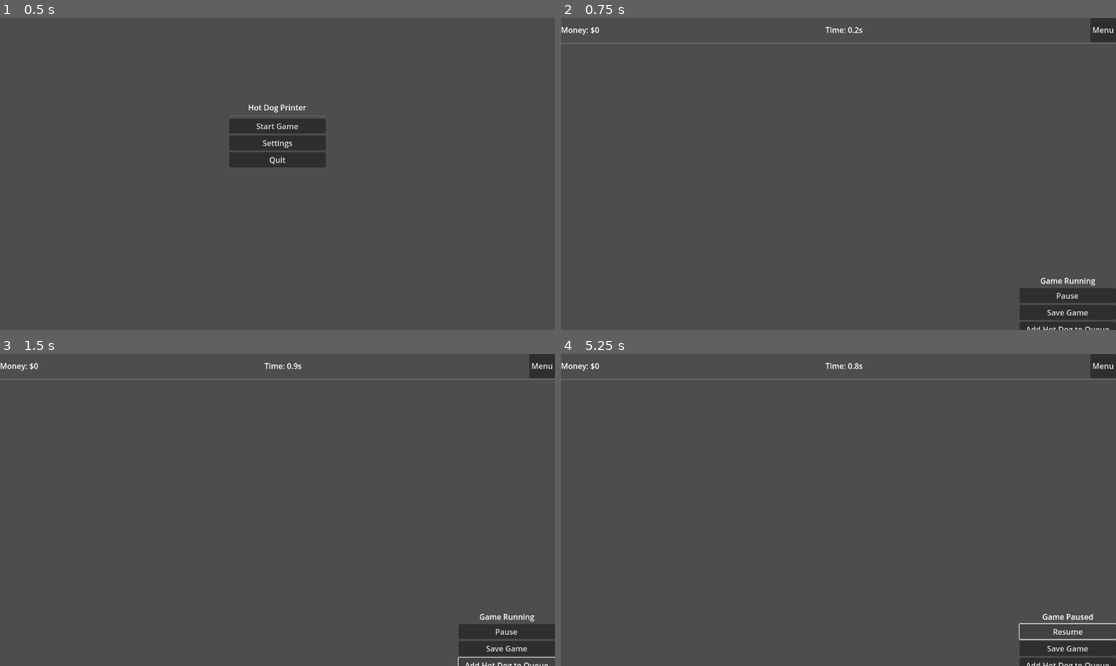
Above: before the commit, frames 1-4 (two rows, left to right).
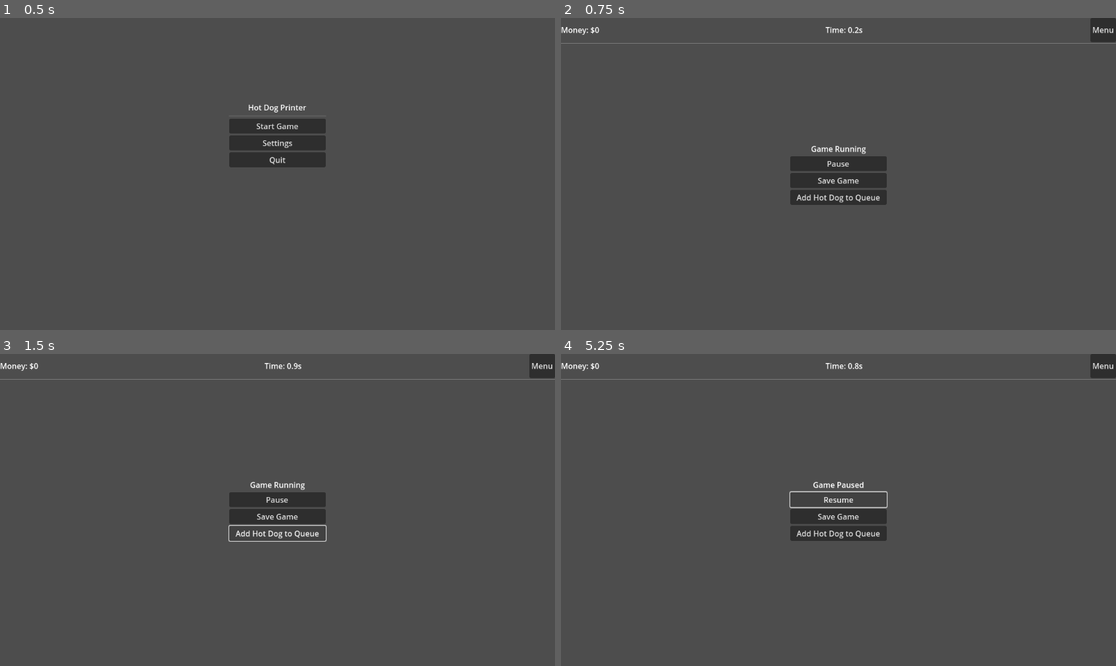
Above: after the commit, the same moments.

Repository: aaronleebrooks/AlienHotDogFoodTruck
Game: Godot game, scene res://scenes/main/main_scene.tscn
The game is run twice, just before and just after one commit, with the same random seed, the same clock (stepped at 60 frames per second) and the same inputs.
Inputs:
- Up to frame 1 (0.5 s): no input
- Up to frame 2 (0.75 s): click "Start Game" at 0.5 s
- Up to frame 3 (1.5 s): click "Add Hot Dog to Queue" at 1.25 s
- Up to frame 4 (5.25 s): click "Add Hot Dog to Queue" at 2 s; click "Add Hot Dog to Queue" at 2.75 s; click "Menu" at 3.5 s; click "Start Game" at 4.25 s; click "Pause" at 5 s

Frame 1 is identical in both runs. In frame 2, 4.6% of the frame differs, in the area x 41-100%, y 40-100%; in frame 3, 3.7%; in frame 4, 3.4%.

Commit message:
Fix system connection timing issue and commit UI anchor changes

Diff:
--- a/scenes/main/main_scene.tscn
+++ b/scenes/main/main_scene.tscn
@@ -31,8 +31,6 @@
 [node name="GameUI" parent="UI" instance=ExtResource("3_0x0x0")]
 visible = false
 layout_mode = 1
-grow_horizontal = 2
-grow_vertical = 2
 
 [node name="SettingsUI" type="Control" parent="UI"]
 visible = false
--- a/scenes/ui/game_ui.tscn
+++ b/scenes/ui/game_ui.tscn
@@ -1,12 +1,14 @@
-[gd_scene load_steps=2 format=3 uid="uid://diu52crhm2sc0"]
+[gd_scene load_steps=2 format=3 uid="uid://ba07fkwk83bm0"]
 
-[ext_resource type="Script" path="res://scripts/ui/game_ui.gd" id="1_0x0x0"]
+[ext_resource type="Script" uid="uid://c8ca7i11dv1sn" path="res://scripts/ui/game_ui.gd" id="1_0x0x0"]
 
 [node name="GameUI" type="Control"]
 layout_mode = 3
 anchors_preset = 15
 anchor_right = 1.0
 anchor_bottom = 1.0
+grow_horizontal = 2
+grow_vertical = 2
 script = ExtResource("1_0x0x0")
 
 [node name="TopBar" type="HBoxContainer" parent="."]
@@ -14,16 +16,17 @@
 anchors_preset = 10
 anchor_right = 1.0
 offset_bottom = 50.0
+grow_horizontal = 2
 
 [node name="MoneyLabel" type="Label" parent="TopBar"]
 layout_mode = 2
+size_flags_horizontal = 3
 text = "Money: $0"
-size_flags_horizontal = 3
 
 [node name="TimeLabel" type="Label" parent="TopBar"]
 layout_mode = 2
+size_flags_horizontal = 3
 text = "Time: 0.0s"
-size_flags_horizontal = 3
 
 [node name="MenuButton" type="Button" parent="TopBar"]
 layout_mode = 2
@@ -35,22 +38,29 @@
 anchor_right = 1.0
 offset_top = 50.0
 offset_bottom = 52.0
+grow_horizontal = 2
 
 [node name="GameArea" type="Control" parent="."]
 layout_mode = 1
-anchors_preset = 15
-anchor_left = 1.0
-anchor_top = 1.0
-anchor_right = 1.0
-anchor_bottom = 1.0
-offset_left = -200.0
-offset_top = -100.0
+anchors_preset = 8
+anchor_left = 0.5
+anchor_top = 0.5
+anchor_right = 0.5
+anchor_bottom = 0.5
+offset_left = -100.0
+offset_top = -50.0
+offset_right = 100.0
+offset_bottom = 50.0
+grow_horizontal = 2
+grow_vertical = 2
 
 [node name="VBoxContainer" type="VBoxContainer" parent="GameArea"]
 layout_mode = 1
 anchors_preset = 15
 anchor_right = 1.0
 anchor_bottom = 1.0
+grow_horizontal = 2
+grow_vertical = 2
 
 [node name="StatusLabel" type="Label" parent="GameArea/VBoxContainer"]
 layout_mode = 2
--- a/scripts/ui/game_ui.gd
+++ b/scripts/ui/game_ui.gd
@@ -31,13 +31,8 @@
 	SaveManager.save_failed.connect(_on_save_failed)
 
 	# Connect EconomySystem signals (accessed through main scene)
-	var main_scene = get_parent().get_parent()
-	var economy_system = main_scene.get_economy_system()
-	if economy_system:
-		economy_system.money_changed.connect(_on_money_changed)
-		print("GameUI: Connected to EconomySystem")
-	else:
-		print("GameUI: Warning - EconomySystem not found")
+	# Use call_deferred to ensure systems are ready
+	call_deferred("_connect_to_systems")
 
 func _process(_delta: float) -> void:
 	"""Update UI elements"""
@@ -92,6 +87,16 @@
 	print("GameUI: Money changed by $%.2f. New total: $%.2f" % [change, new_amount])
 	money_label.text = "Money: $%.2f" % new_amount
 
+func _connect_to_systems() -> void:
+	"""Connect to systems after they're ready"""
+	var main_scene = get_parent().get_parent()
+	var economy_system = main_scene.get_economy_system()
+	if economy_system:
+		economy_system.money_changed.connect(_on_money_changed)
+		print("GameUI: Connected to EconomySystem")
+	else:
+		print("GameUI: Warning - EconomySystem not found")
+
 func _on_add_hot_dog_pressed() -> void:
 	"""Handle add hot dog button press"""
 	print("GameUI: Add hot dog pressed")
Not shown: 1 places in scenes/main/main_scene.tscn that only renumber resources
